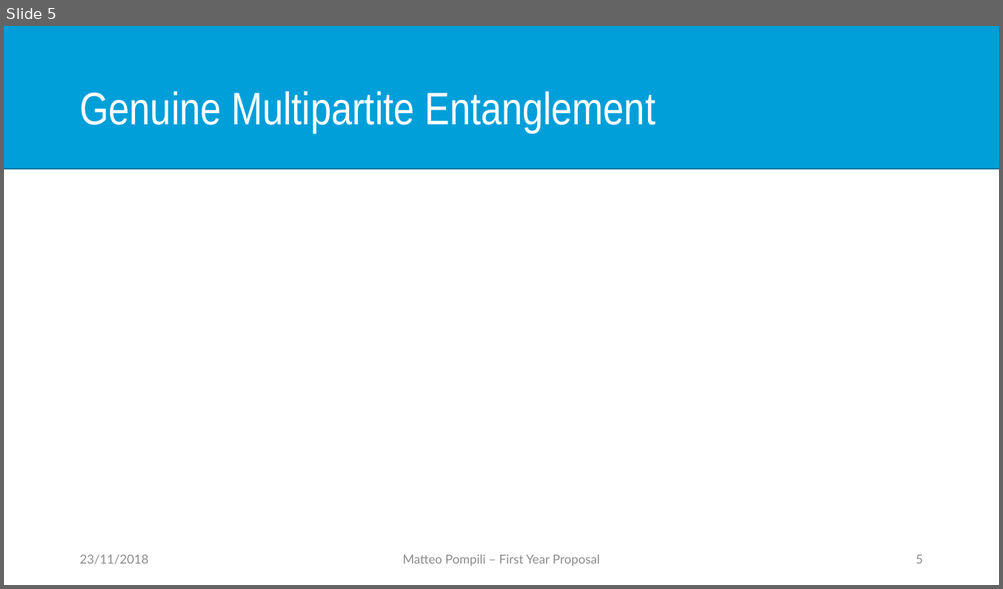
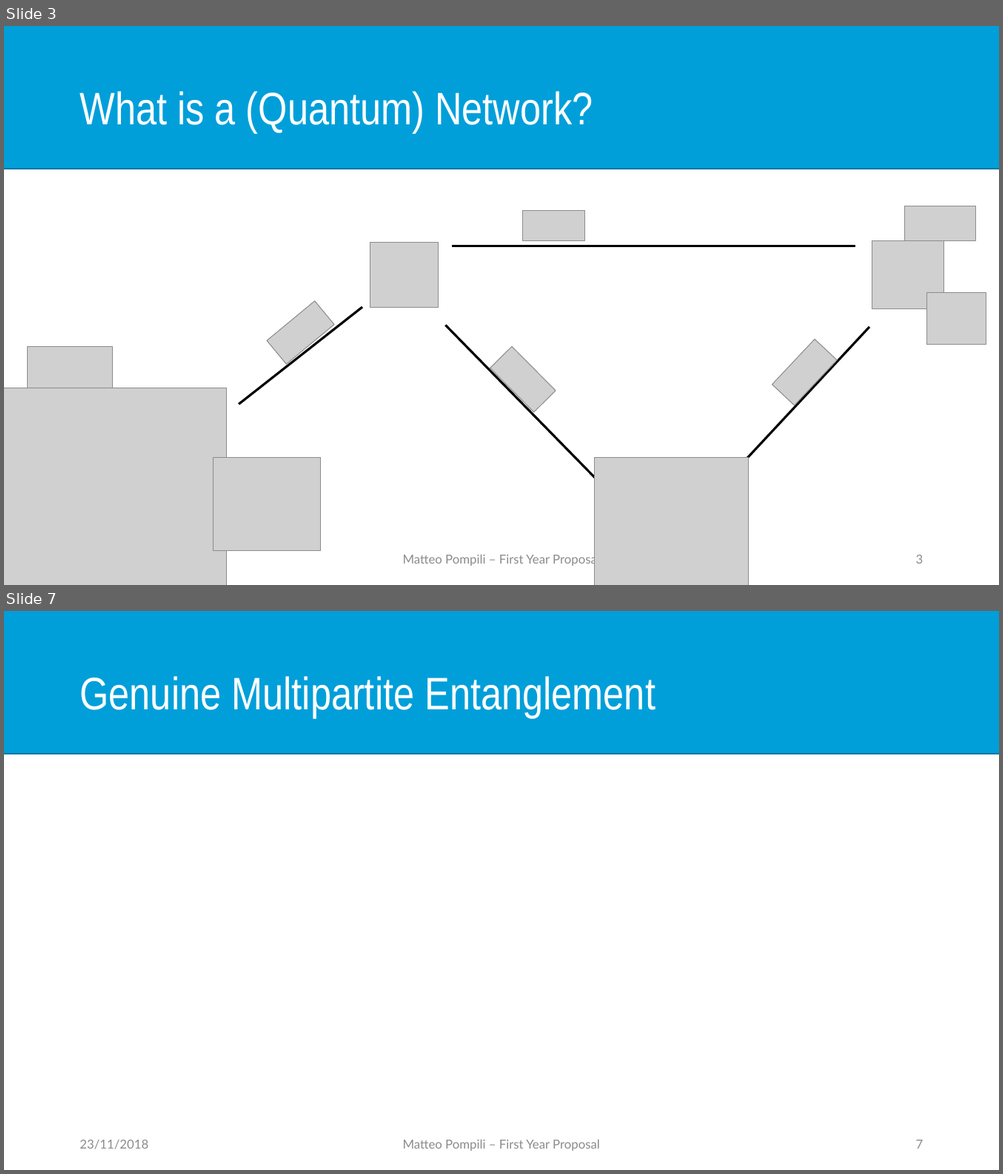
Before and after one commit to matpompili/go-nogo, a slide deck: presentation/Go_NoGo_Presentation.pptx. Shown one above the other, each under a label of ours: slide 5 before the commit, slides 3 and 7 after it; the slides between them are not shown. The pictures are 1003x589 and 1003x1174 pixels, drawn with LibreOffice and Linux fonts; fonts in the diff are those of the drawing; grey boxes stand for pictures. Boxes give left, top, right and bottom in pixels: in the first picture for what was removed or moved away, otherwise in the second. Text is boxed around its words. In the diff, an @@ line names an element or a change of style, - is before the commit and + after.

```diff
--- a/presentation/Go_NoGo_Presentation.pptx
+++ b/presentation/Go_NoGo_Presentation.pptx
@@ slide 3 added at box(4, 26, 999, 585), background #FFFFFF; not listed: 1 template element that a slide beside it also shows @@
@@ title added at box(79, 91, 592, 133), 44 pt, text #FFFFFF @@
+What is a (Quantum) Network?
@@ picture added at box(523, 210, 584, 241) @@
@@ picture added at box(905, 206, 976, 241) @@
@@ picture added at box(370, 243, 438, 308) @@
@@ line added from (452, 246) to (855, 246), #000000 2.25 pt @@
@@ picture added at box(872, 241, 943, 309) @@
@@ line added from (239, 404) to (362, 307), #000000 2.25 pt @@
@@ picture added at box(267, 301, 334, 365) @@
@@ picture added at box(926, 293, 986, 345) @@
@@ line added from (446, 325) to (600, 483), #000000 2.25 pt @@
@@ line added from (740, 467) to (870, 327), #000000 2.25 pt @@
@@ picture added at box(28, 347, 112, 389) @@
@@ picture added at box(490, 347, 555, 413) @@
@@ picture added at box(772, 340, 836, 406) @@
@@ picture added at box(4, 388, 226, 585) @@
@@ picture added at box(213, 458, 320, 551) @@
@@ picture added at box(595, 458, 748, 585) @@
@@ text added at box(403, 554, 600, 567), 12 pt, text #8C8C8C @@
+Matteo Pompili – First Year Proposal
@@ page number added at box(916, 555, 923, 564), 12 pt, text #8C8C8C @@
+3
@@ what was slide 5 is now slide 7 @@
@@ page number at box(916, 1140, 923, 1149): text changed @@
-5
+7
```
Also in this commit, not shown: 2 slides changed, 1 other slide added, 1 other file.
